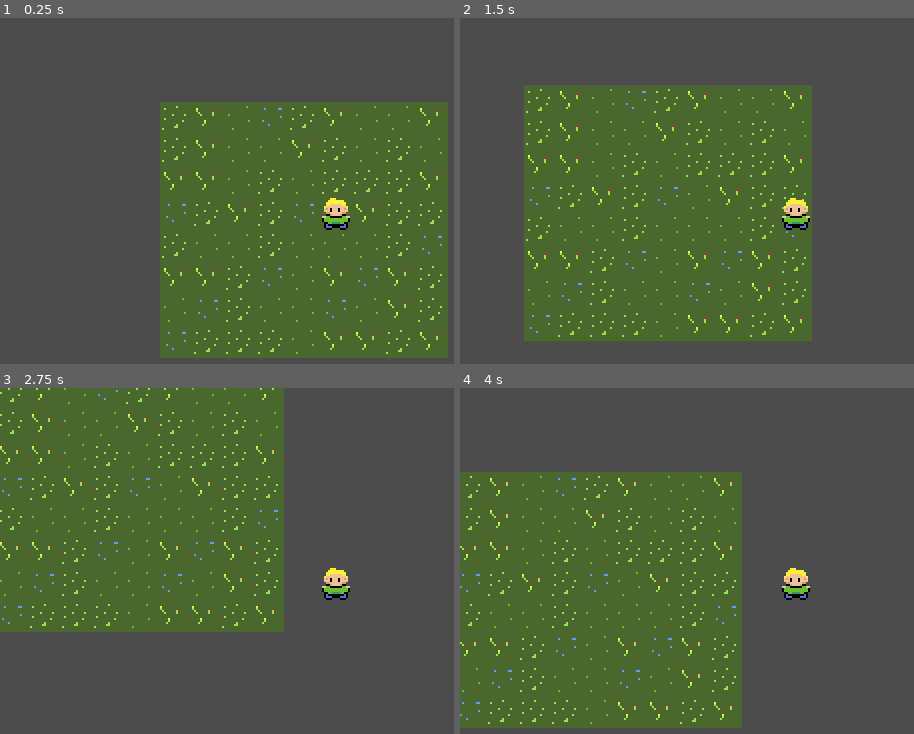
Above: before the commit, frames 1-4 (two rows, left to right).
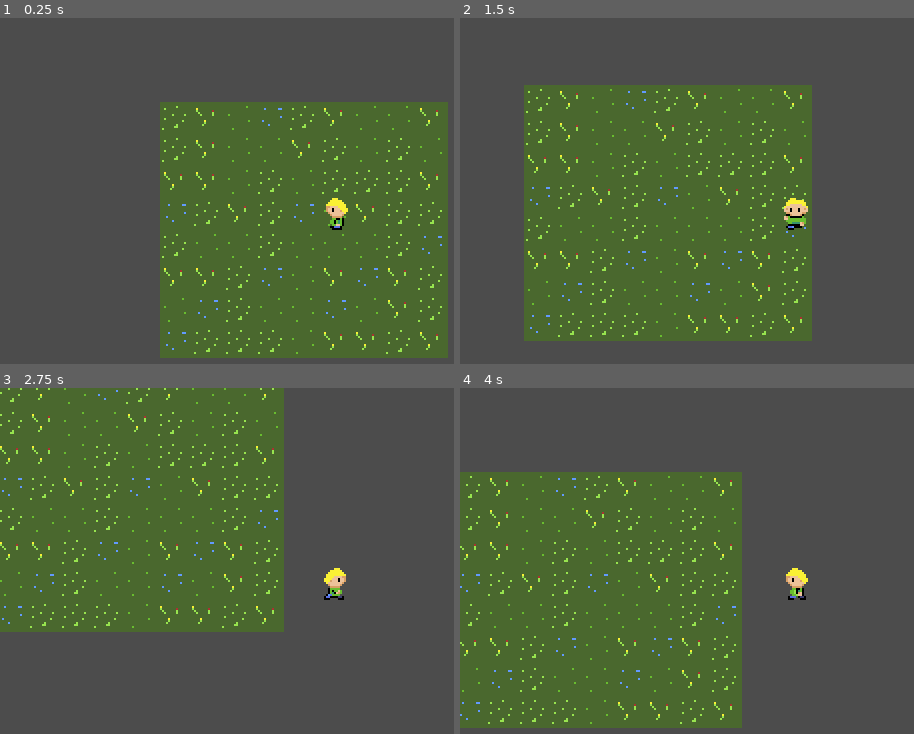
Above: after the commit, the same moments.

Repository: fkropfhamer/nomikop
Game: Godot game, scene res://Town.tscn
Same seed, same stepped clock (60 frames per second), same inputs: the game is played once before the commit and once after it.
Inputs:
- Up to frame 1 (0.25 s): no input
- Up to frame 2 (1.5 s): tap Enter at 0.5 s; hold Right (ui_right) 0.53-1.28 s; hold Down (ui_down) from 1.28 s (still down)
- Up to frame 3 (2.75 s): release Down (ui_down) at 2.03 s; hold Right (ui_right) from 2.03 s (still down)
- Up to frame 4 (4 s): release Right (ui_right) at 2.78 s; hold Up (ui_up) 2.78-3.53 s; hold Left (ui_left) from 3.53 s (still down)

The runs differ from the first frame. In frame 1, 0.3% of the frame differs, in the area x 70-78%, y 52-62%; in frame 2, 0.1%; in frame 3, 0.3%; in frame 4, 0.3%.

Commit message:
added animation.

Diff:
--- a/Player.gd
+++ b/Player.gd
@@ -2,6 +2,9 @@
 
 export var walk_speed = 4.0
 const TILE_SIZE = 16
+
+onready var anim_tree = $AnimationTree
+onready var anim_state = anim_tree.get("parameters/playback")
 
 var initial_position = Vector2(0,0)
 var input_direction = Vector2(0,0)
@@ -17,6 +20,7 @@
 
 # Called when the node enters the scene tree for the first time.
 func _ready():
+	anim_tree.active = true
 	initial_position = position
 	pass # Replace with function body.
 
@@ -24,8 +28,10 @@
 	if is_moving == false:
 		process_player_input()
 	elif input_direction != Vector2.ZERO:
+		anim_state.travel("Walk")
 		move(delta)
 	else:
+		anim_state.travel("Idle")
 		is_moving = false
 
 func process_player_input():
@@ -36,8 +42,12 @@
 
 
 	if input_direction != Vector2.ZERO:
+		anim_tree.set("parameters/Idle/blend_position", input_direction)
+		anim_tree.set("parameters/Walk/blend_position", input_direction)
 		initial_position = position
 		is_moving = true
+	else:
+		anim_state.travel("Idle")
 
 
 func move(delta):
--- a/Player.tscn
+++ b/Player.tscn
@@ -1,10 +1,281 @@
-[gd_scene load_steps=4 format=2]
+[gd_scene load_steps=27 format=2]
 
 [ext_resource path="res://Player.gd" type="Script" id=1]
 [ext_resource path="res://assets/player/player.png" type="Texture" id=2]
 
 [sub_resource type="RectangleShape2D" id=1]
 extents = Vector2( 8, 8 )
+
+[sub_resource type="Animation" id=2]
+resource_name = "IdleDown"
+loop = true
+tracks/0/type = "value"
+tracks/0/path = NodePath("Sprite:frame")
+tracks/0/interp = 1
+tracks/0/loop_wrap = true
+tracks/0/imported = false
+tracks/0/enabled = true
+tracks/0/keys = {
+"times": PoolRealArray( 0 ),
+"transitions": PoolRealArray( 1 ),
+"update": 1,
+"values": [ 1 ]
+}
+
+[sub_resource type="Animation" id=3]
+resource_name = "IdleLeft"
+loop = true
+tracks/0/type = "value"
+tracks/0/path = NodePath("Sprite:frame")
+tracks/0/interp = 1
+tracks/0/loop_wrap = true
+tracks/0/imported = false
+tracks/0/enabled = true
+tracks/0/keys = {
+"times": PoolRealArray( 0 ),
+"transitions": PoolRealArray( 1 ),
+"update": 1,
+"values": [ 7 ]
+}
+tracks/1/type = "value"
+tracks/1/path = NodePath("Sprite:flip_h")
+tracks/1/interp = 1
+tracks/1/loop_wrap = true
+tracks/1/imported = false
+tracks/1/enabled = true
+tracks/1/keys = {
+"times": PoolRealArray( 0 ),
+"transitions": PoolRealArray( 1 ),
+"update": 1,
+"values": [ true ]
+}
+
+[sub_resource type="Animation" id=4]
+resource_name = "IdleRight"
+loop = true
+tracks/0/type = "value"
+tracks/0/path = NodePath("Sprite:frame")
+tracks/0/interp = 1
+tracks/0/loop_wrap = true
+tracks/0/imported = false
+tracks/0/enabled = true
+tracks/0/keys = {
+"times": PoolRealArray( 0 ),
+"transitions": PoolRealArray( 1 ),
+"update": 1,
+"values": [ 7 ]
+}
+tracks/1/type = "value"
+tracks/1/path = NodePath("Sprite:flip_h")
+tracks/1/interp = 1
+tracks/1/loop_wrap = true
+tracks/1/imported = false
+tracks/1/enabled = true
+tracks/1/keys = {
+"times": PoolRealArray( 0 ),
+"transitions": PoolRealArray( 1 ),
+"update": 1,
+"values": [ false ]
+}
+
+[sub_resource type="Animation" id=5]
+resource_name = "IdleUp"
+loop = true
+tracks/0/type = "value"
+tracks/0/path = NodePath("Sprite:frame")
+tracks/0/interp = 1
+tracks/0/loop_wrap = true
+tracks/0/imported = false
+tracks/0/enabled = true
+tracks/0/keys = {
+"times": PoolRealArray( 0 ),
+"transitions": PoolRealArray( 1 ),
+"update": 1,
+"values": [ 4 ]
+}
+
+[sub_resource type="Animation" id=6]
+length = 0.001
+tracks/0/type = "value"
+tracks/0/path = NodePath("Sprite:frame")
+tracks/0/interp = 1
+tracks/0/loop_wrap = true
+tracks/0/imported = false
+tracks/0/enabled = true
+tracks/0/keys = {
+"times": PoolRealArray( 0 ),
+"transitions": PoolRealArray( 1 ),
+"update": 0,
+"values": [ 1 ]
+}
+tracks/1/type = "value"
+tracks/1/path = NodePath("Sprite:flip_h")
+tracks/1/interp = 1
+tracks/1/loop_wrap = true
+tracks/1/imported = false
+tracks/1/enabled = true
+tracks/1/keys = {
+"times": PoolRealArray( 0 ),
+"transitions": PoolRealArray( 1 ),
+"update": 0,
+"values": [ false ]
+}
+
+[sub_resource type="Animation" id=7]
+resource_name = "WalkDown"
+length = 0.8
+loop = true
+step = 0.2
+tracks/0/type = "value"
+tracks/0/path = NodePath("Sprite:frame")
+tracks/0/interp = 1
+tracks/0/loop_wrap = true
+tracks/0/imported = false
+tracks/0/enabled = true
+tracks/0/keys = {
+"times": PoolRealArray( 0, 0.2, 0.4, 0.6 ),
+"transitions": PoolRealArray( 1, 1, 1, 1 ),
+"update": 1,
+"values": [ 0, 1, 2, 1 ]
+}
+
+[sub_resource type="Animation" id=8]
+resource_name = "WalkLeft"
+length = 0.8
+loop = true
+step = 0.2
+tracks/0/type = "value"
+tracks/0/path = NodePath("Sprite:frame")
+tracks/0/interp = 1
+tracks/0/loop_wrap = true
+tracks/0/imported = false
+tracks/0/enabled = true
+tracks/0/keys = {
+"times": PoolRealArray( 0, 0.2, 0.4, 0.6 ),
+"transitions": PoolRealArray( 1, 1, 1, 1 ),
+"update": 1,
+"values": [ 6, 7, 8, 7 ]
+}
+tracks/1/type = "value"
+tracks/1/path = NodePath("Sprite:flip_h")
+tracks/1/interp = 1
+tracks/1/loop_wrap = true
+tracks/1/imported = false
+tracks/1/enabled = true
+tracks/1/keys = {
+"times": PoolRealArray( 0 ),
+"transitions": PoolRealArray( 1 ),
+"update": 1,
+"values": [ true ]
+}
+
+[sub_resource type="Animation" id=9]
+resource_name = "WalkRight"
+length = 0.8
+loop = true
+step = 0.2
+tracks/0/type = "value"
+tracks/0/path = NodePath("Sprite:frame")
+tracks/0/interp = 1
+tracks/0/loop_wrap = true
+tracks/0/imported = false
+tracks/0/enabled = true
+tracks/0/keys = {
+"times": PoolRealArray( 0, 0.2, 0.4, 0.6 ),
+"transitions": PoolRealArray( 1, 1, 1, 1 ),
+"update": 1,
+"values": [ 6, 7, 8, 7 ]
+}
+tracks/1/type = "value"
+tracks/1/path = NodePath("Sprite:flip_h")
+tracks/1/interp = 1
+tracks/1/loop_wrap = true
+tracks/1/imported = false
+tracks/1/enabled = true
+tracks/1/keys = {
+"times": PoolRealArray( 0 ),
+"transitions": PoolRealArray( 1 ),
+"update": 1,
+"values": [ false ]
+}
+
+[sub_resource type="Animation" id=10]
+resource_name = "WalkUp"
+length = 0.8
+loop = true
+step = 0.2
+tracks/0/type = "value"
+tracks/0/path = NodePath("Sprite:frame")
+tracks/0/interp = 1
+tracks/0/loop_wrap = true
+tracks/0/imported = false
+tracks/0/enabled = true
+tracks/0/keys = {
+"times": PoolRealArray( 0, 0.2, 0.4, 0.6 ),
+"transitions": PoolRealArray( 1, 1, 1, 1 ),
+"update": 1,
+"values": [ 3, 4, 5, 4 ]
+}
+
+[sub_resource type="AnimationNodeAnimation" id=11]
+animation = "IdleLeft"
+
+[sub_resource type="AnimationNodeAnimation" id=12]
+animation = "IdleRight"
+
+[sub_resource type="AnimationNodeAnimation" id=13]
+animation = "IdleDown"
+
+[sub_resource type="AnimationNodeAnimation" id=14]
+animation = "IdleUp"
+
+[sub_resource type="AnimationNodeBlendSpace2D" id=15]
+blend_point_0/node = SubResource( 11 )
+blend_point_0/pos = Vector2( -1, 0 )
+blend_point_1/node = SubResource( 12 )
+blend_point_1/pos = Vector2( 1, 0 )
+blend_point_2/node = SubResource( 13 )
+blend_point_2/pos = Vector2( 0, 1 )
+blend_point_3/node = SubResource( 14 )
+blend_point_3/pos = Vector2( 0, -1 )
+blend_mode = 1
+
+[sub_resource type="AnimationNodeAnimation" id=16]
+animation = "WalkLeft"
+
+[sub_resource type="AnimationNodeAnimation" id=17]
+animation = "WalkRight"
+
+[sub_resource type="AnimationNodeAnimation" id=18]
+animation = "WalkDown"
+
+[sub_resource type="AnimationNodeAnimation" id=19]
+animation = "WalkUp"
+
+[sub_resource type="AnimationNodeBlendSpace2D" id=20]
+blend_point_0/node = SubResource( 16 )
+blend_point_0/pos = Vector2( -1, 0 )
+blend_point_1/node = SubResource( 17 )
+blend_point_1/pos = Vector2( 1, 0 )
+blend_point_2/node = SubResource( 18 )
+blend_point_2/pos = Vector2( 0, 1 )
+blend_point_3/node = SubResource( 19 )
+blend_point_3/pos = Vector2( 0, -1 )
+blend_mode = 1
+
+[sub_resource type="AnimationNodeStateMachineTransition" id=21]
+
+[sub_resource type="AnimationNodeStateMachineTransition" id=22]
+
+[sub_resource type="AnimationNodeStateMachine" id=23]
+states/Idle/node = SubResource( 15 )
+states/Idle/position = Vector2( 328, 114 )
+states/Walk/node = SubResource( 20 )
+states/Walk/position = Vector2( 511, 114 )
+transitions = [ "Idle", "Walk", SubResource( 21 ), "Walk", "Idle", SubResource( 22 ) ]
+start_node = "Idle"
+
+[sub_resource type="AnimationNodeStateMachinePlayback" id=24]
 
 [node name="Player" type="KinematicBody2D"]
 script = ExtResource( 1 )
@@ -22,3 +293,21 @@
 
 [node name="Camera2D" type="Camera2D" parent="."]
 current = true
+
+[node name="AnimationPlayer" type="AnimationPlayer" parent="."]
+anims/IdleDown = SubResource( 2 )
+anims/IdleLeft = SubResource( 3 )
+anims/IdleRight = SubResource( 4 )
+anims/IdleUp = SubResource( 5 )
+anims/RESET = SubResource( 6 )
+anims/WalkDown = SubResource( 7 )
+anims/WalkLeft = SubResource( 8 )
+anims/WalkRight = SubResource( 9 )
+anims/WalkUp = SubResource( 10 )
+
+[node name="AnimationTree" type="AnimationTree" parent="."]
+tree_root = SubResource( 23 )
+anim_player = NodePath("../AnimationPlayer")
+parameters/playback = SubResource( 24 )
+parameters/Idle/blend_position = Vector2( 0, 0 )
+parameters/Walk/blend_position = Vector2( 0, 0 )
